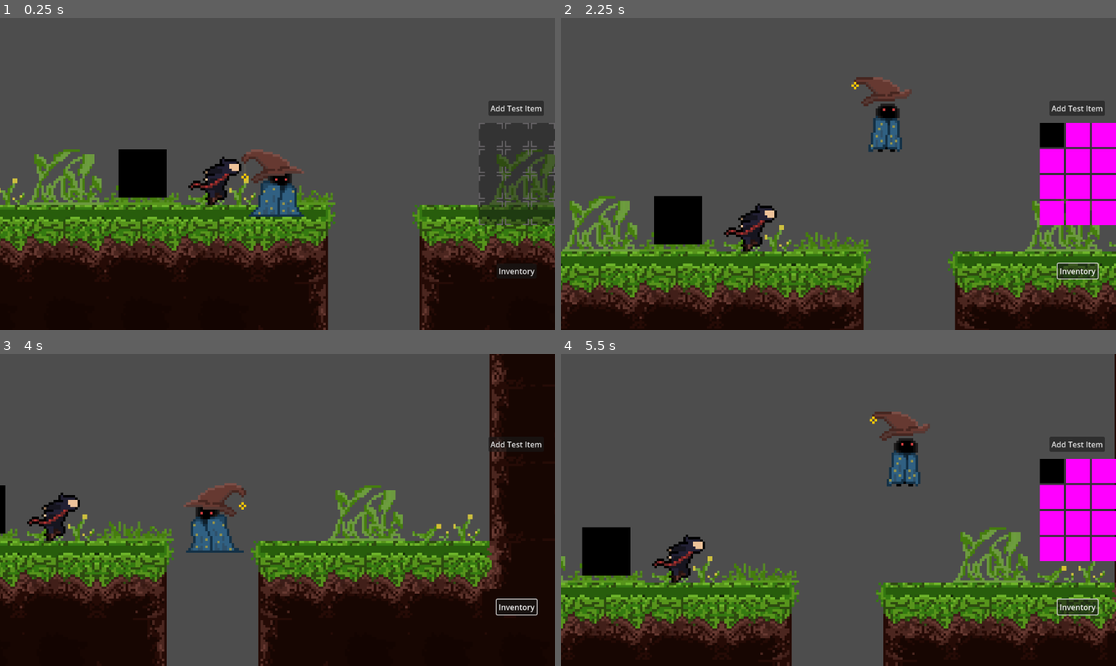
Above: before the commit, frames 1-4 (two rows, left to right).
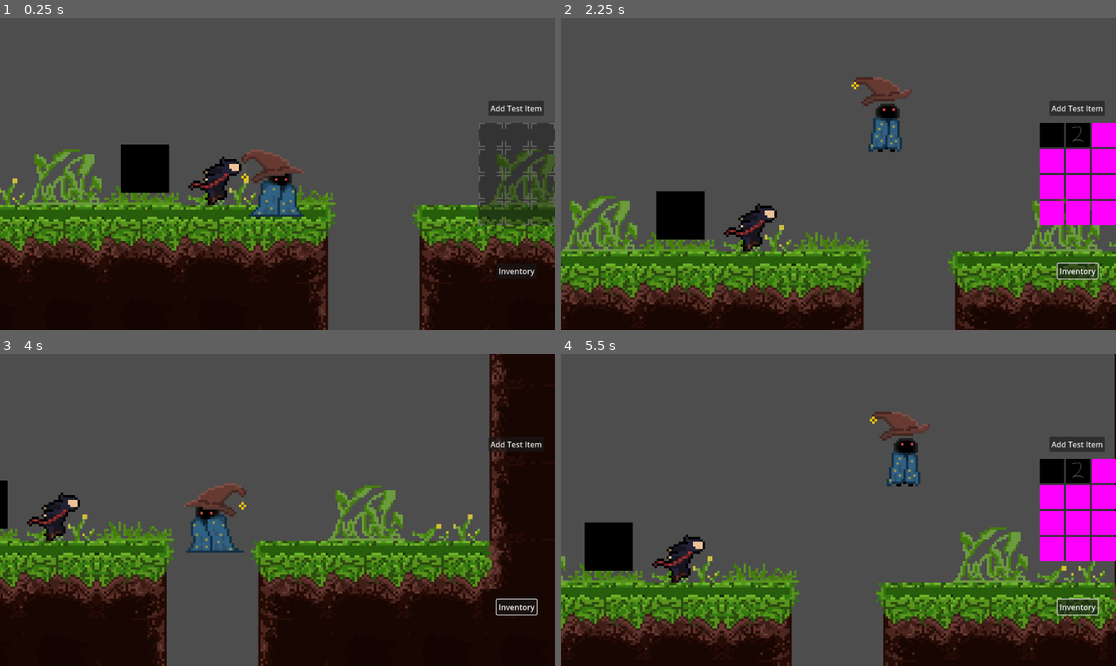
Above: after the commit, the same moments.

Repository: MRobinson12/BroyGames
Game: Godot game, scene res://Scenes/inventory_test_scene.tscn
The game is run twice, just before and just after one commit, with the same random seed, the same clock (stepped at 60 frames per second) and the same inputs. This scene is started directly instead of the project's main scene.
Inputs (mouse positions are in pixels of both pictures, inside the frame that each line leads up to):
- Up to frame 1 (0.25 s): no input
- Up to frame 2 (2.25 s): click "Add Test Item" at 0.5 s; click "Inventory" at 1.25 s; tap Enter (ui_accept) at 2 s; move the mouse to (960, 158) at 2.02 s; hold D (ui_right) from 2.03 s (still down); tap E (interact) at 2.1 s; click (960, 158) at 2.17 s
- Up to frame 3 (4 s): tap Enter (ui_accept) at 2.27 s; release D (ui_right) at 2.75 s; drag from (166, 525) to (349, 553) at 2.77 s; move the mouse to (333, 441) at 3.52 s; hold A (ui_left) from 3.53 s (still down); tap E (interact) at 3.6 s
- Up to frame 4 (5.5 s): release A (ui_left) at 4.25 s; drag from (810, 572) to (672, 463) at 4.27 s; move the mouse to (1005, 556) at 5.02 s; hold D (ui_right) from 5.03 s (still down); tap E (interact) at 5.1 s; tap Enter (ui_accept) at 5.27 s

The runs differ from the first frame. In frame 1, 0.4% of the frame differs, in the area x 21-31%, y 40-58%; in frame 2, 0.7%; in frame 3, less than 0.1%; in frame 4, 0.8%, in the area x 3-96%, y 33-72%.

Commit message:
Inventory item swapping

Diff:
--- /dev/null
+++ b/Data/Items/test_item2.tres
@@ -0,0 +1,9 @@
+[gd_resource type="Resource" script_class="Item" load_steps=3 format=3 uid="uid://bb4law60r0gvt"]
+
+[ext_resource type="Texture2D" uid="uid://dcl5krps7fpo3" path="res://Assets/Icons/test_item2.png" id="1_7hd57"]
+[ext_resource type="Script" path="res://Scripts/Inventory/item.gd" id="1_j8dbd"]
+
+[resource]
+script = ExtResource("1_j8dbd")
+name = "Test2"
+icon = ExtResource("1_7hd57")
--- a/Scenes/Pickups/test_item.tscn
+++ b/Scenes/Pickups/test_item.tscn
@@ -6,7 +6,7 @@
 
 [sub_resource type="RectangleShape2D" id="RectangleShape2D_e7r64"]
 
-[node name="Area2D" type="Area2D"]
+[node name="TestPickup" type="Area2D"]
 script = ExtResource("1_330uh")
 item = ExtResource("2_p8cts")
 
--- a/Scenes/add_item.gd
+++ b/Scenes/add_item.gd
@@ -1,8 +1,10 @@
 extends Button
 
 var test_item : Item = load("res://Data/Items/test_item.tres")
+var test_item2 : Item = load("res://Data/Items/test_item2.tres")
 
 
 
 func _on_pressed() -> void:
 	GlobalData.inventory.add_item(test_item)
+	GlobalData.inventory.add_item(test_item2)
--- a/Scenes/inventory_test_scene.tscn
+++ b/Scenes/inventory_test_scene.tscn
@@ -58,8 +58,8 @@
 text = "Add Test Item"
 script = ExtResource("5_mky20")
 
-[node name="Area2D" parent="." instance=ExtResource("6_iq4cb")]
-position = Vector2(-56, -5)
+[node name="TestPickup" parent="." instance=ExtResource("6_iq4cb")]
+position = Vector2(-55, -7)
 
 [connection signal="pressed" from="UI/Toggle Inventory" to="UI" method="_on_toggle_inventory_pressed"]
 [connection signal="pressed" from="UI/AddItem" to="UI/AddItem" method="_on_pressed"]
--- a/Scripts/Inventory/gui_item.gd
+++ b/Scripts/Inventory/gui_item.gd
@@ -19,11 +19,9 @@
 
 	return slot_index
 
-func _can_drop_data(_pos, item):
+func _can_drop_data(_pos, _index):
 	return true
 
 func _drop_data(_pos, old_index):
-	var item = GlobalData.inventory.contents[old_index]
-	GlobalData.inventory.remove_item(old_index)
 	var slot_index = get_parent().get_index()
-	GlobalData.inventory.place_item(item, slot_index)
+	GlobalData.inventory.swap_items(old_index, slot_index)
--- a/Scripts/Inventory/inventory.gd
+++ b/Scripts/Inventory/inventory.gd
@@ -16,7 +16,7 @@
 func get_contents():
 	return contents
 
-func get_item(index):
+func get_item(index : int):
 	return contents[index]
 
 func get_index(item : Item):
@@ -29,10 +29,16 @@
 			return
 	GlobalData.inventory_updated.emit()
 
-func place_item(item : Item, index):
+func place_item(item : Item, index : int):
 	contents[index] = item
 	GlobalData.inventory_updated.emit()
 
-func remove_item(index):
+func swap_items(item1_index : int, item2_index : int):
+	var temp_item = contents[item1_index]
+	contents[item1_index] = contents[item2_index]
+	contents[item2_index] = temp_item
+	GlobalData.inventory_updated.emit()
+
+func remove_item(index : int):
 	contents[index] = null_item
 	GlobalData.inventory_updated.emit()
Binary file added: Assets/Icons/test_item2.png
Not shown, added: Assets/Icons/test_item2.png.import
